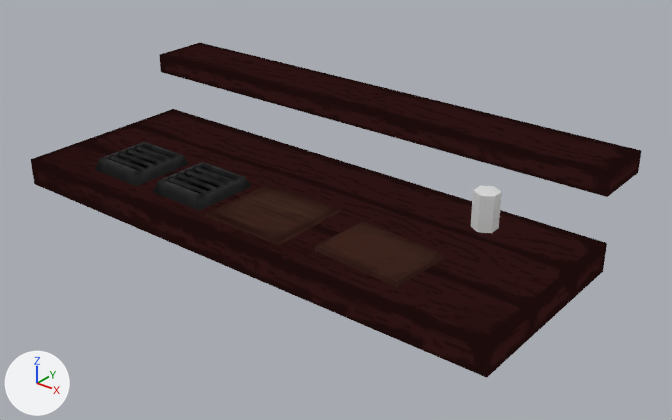
What one commit did to the Blender file Models/BLENDER/Table.blend.
The view is the same before and after, from a 50 mm camera at (3.04, -3.79, 2.19) aimed at (0.19, -0.22, -0.02). Every picture has the same lights, and +X, +Y and +Z are marked at lower left.

In view in the first picture: 'Candle', 'CuttingTable', 'ManagingTable', 'Stove_L', 'Stove_R', 'Table'.
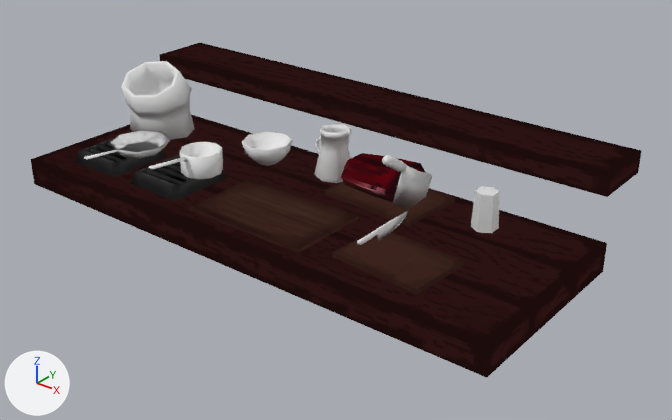
Boxes [x1, y1, x2, y2] around the edits, measured in the pictures (672 x 420 px; the box of a moved part takes in the faces that stretch with it):
'ManagingTable', mesh rescaled (27% wider, 21% taller)
    before: [206, 184, 339, 245]
    after: [189, 179, 358, 253]
'CuttingTable', moved
    before: [315, 222, 444, 287]
    after: [333, 230, 464, 294]
'IngredientSack', shown
    after: [121, 61, 195, 140]
'MeatTable', shown
    after: [325, 153, 455, 226]
'Stove_R', moved
    before: [153, 162, 251, 211]
    after: [130, 154, 227, 201]
'Stove_L', moved
    before: [95, 142, 189, 186]
    after: [75, 138, 167, 178]
'Jug', shown
    after: [315, 124, 351, 183]
'Pot', shown
    after: [149, 142, 223, 180]
'MeatCleaver', shown
    after: [382, 155, 432, 210]
'Pan', shown
    after: [84, 130, 170, 160]
'Bowl', shown
    after: [242, 132, 292, 165]
'Knife', shown
    after: [357, 211, 408, 245]
part 2 of me_cube_012, moved or reshaped (not visible before)
    after: [341, 153, 426, 202]
part 3 of me_cube_012, rebuilt (not visible before)
    after: [325, 182, 455, 226]

The edits, one by one:
me_cube_004 has 8 vertices, 5 faces and spans x -0.254..0.254, y -0.236..0.236, z -0.011..0.007.
me_cube_004 is used by ob_managingtable; location (0.064, -0.589, 0.062).
me_cube_004 part 1: the whole mesh is scaled about its middle by (1.49, 1, 1).
me_cube_012 is used by ob_meattable; location (0.446, -0.075, 0.042); rotation (0.0, 0.0, -0.0175), in degrees (0, 0, -1).
me_cube_012 had 32 vertices, 26 faces and spanned x -0.236..0.215, y -0.144..0.169, z 0.001..0.168.
me_cube_012 now has 32 vertices, 25 faces and spans x -0.327..0.268, y -0.184..0.244, z 0.003..0.218.
me_cube_012 part 2: the loose piece of 24 vertices spanning x -0.219..0.097, y -0.104..0.134, z 0.025..0.168 is scaled about its middle by 1.32, then moved by (-0.036, 0.016, 0.026), in mat_table.
me_cube_012 part 3: the loose piece of 8 vertices spanning x -0.236..0.215, y -0.144..0.169, z 0.001..0.024 is rebuilt with 8 vertices and now spans x -0.327..0.268, y -0.184..0.244, z 0.003..0.035, in mat_table.
me_cube_012 part 4: the surface is now shaded smooth.
me_cube_012 now uses material mat_table.
Object 'CuttingTable' (ob_cuttingtable) moves from (0.755, -0.601, 0.057) to (0.862, -0.598, 0.057).
Object 'Stove_L' (ob_stove_l) moves from (-0.945, -0.601, 0.057) to (-1.133, -0.601, 0.057).
Object 'Stove_R' (ob_stove_r) moves from (-0.447, -0.601, 0.057) to (-0.635, -0.601, 0.057).
Object 'Pot' (ob_pot) is now shown.
Object 'IngredientSack' (ob_ingredientsack) is now shown.
Object 'Pan' (ob_pan) is now shown.
Object 'Bowl' (ob_bowl) is now shown.
Object 'Jug' (ob_jug) is now shown.
Object 'Knife' (ob_knife) is now shown.
Object 'MeatTable' (ob_meattable) is now shown.
Object 'MeatCleaver' (ob_meatcleaver) is now shown.
